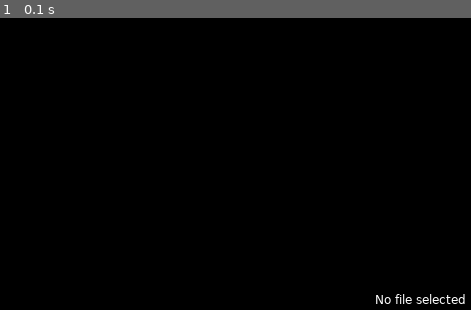
Above: before the commit, frame 1.
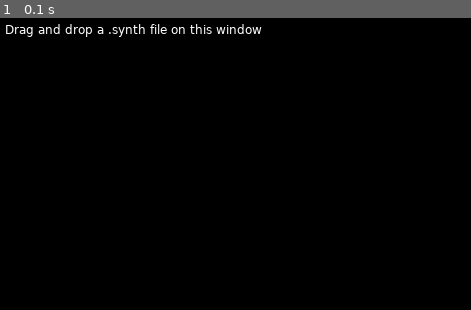
Above: after the commit, the same moment.

Repository: Castux/minisynth
Game: LÖVE game, started from main.lua
The game is run twice, just before and just after one commit, with the same random seed, the same clock (stepped at 60 frames per second) and the same inputs.
Inputs:
- Up to frame 1 (0.1 s): no input

The runs differ from the first frame. In frame 1, 1.0% of the frame differs, in the area x 1-99%, y 2-98%.

Commit message:
Added in-game help for love version

Diff:
--- a/main.lua
+++ b/main.lua
@@ -9,8 +9,6 @@
 local path
 local source
 local callback
-
-local count = 0
 
 local function tryQueueBuffer()
 
@@ -25,10 +23,7 @@
 		soundData:setSample(i - 1, sample)
 	end
 
-	local success = source:queue(soundData)
-
-	count = count + 1
-	print("Added a buffer", count)
+	source:queue(soundData)
 end
 
 function love.load()
@@ -46,7 +41,7 @@
 end
 
 function love.draw()
-	love.graphics.print(path or "No file selected", 400, 300)
+	love.graphics.print(path or "Drag and drop a .synth file on this window", 30, 30)
 end
 
 function love.filedropped(file)
